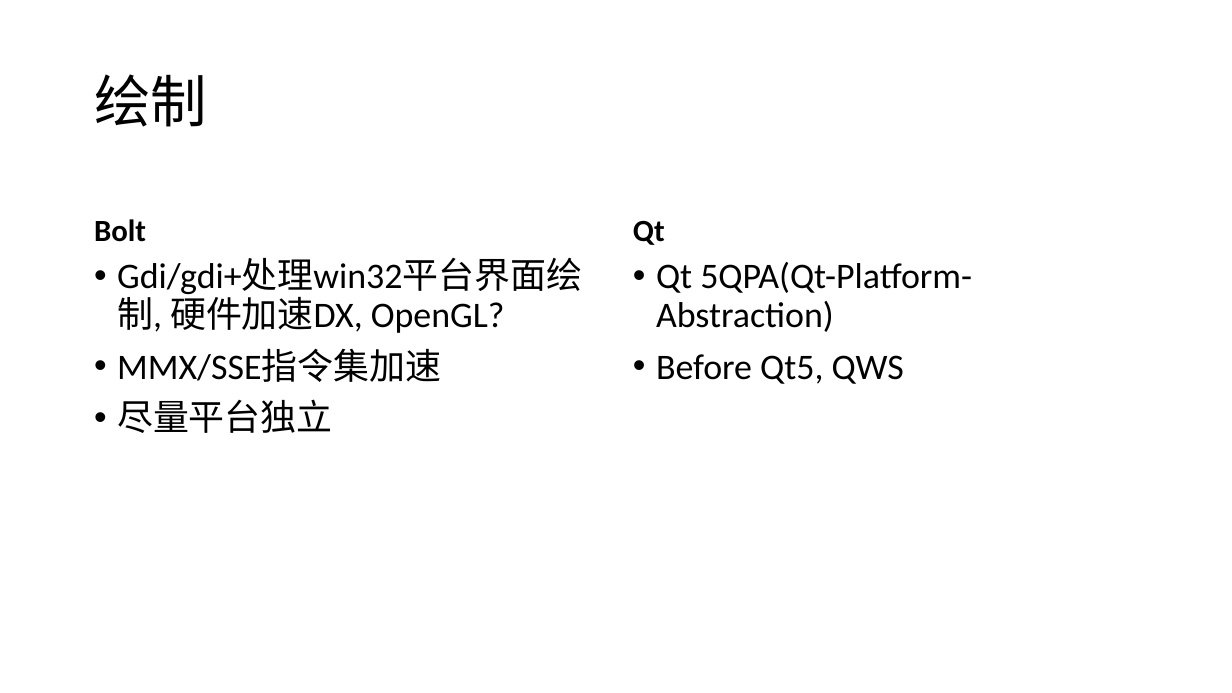
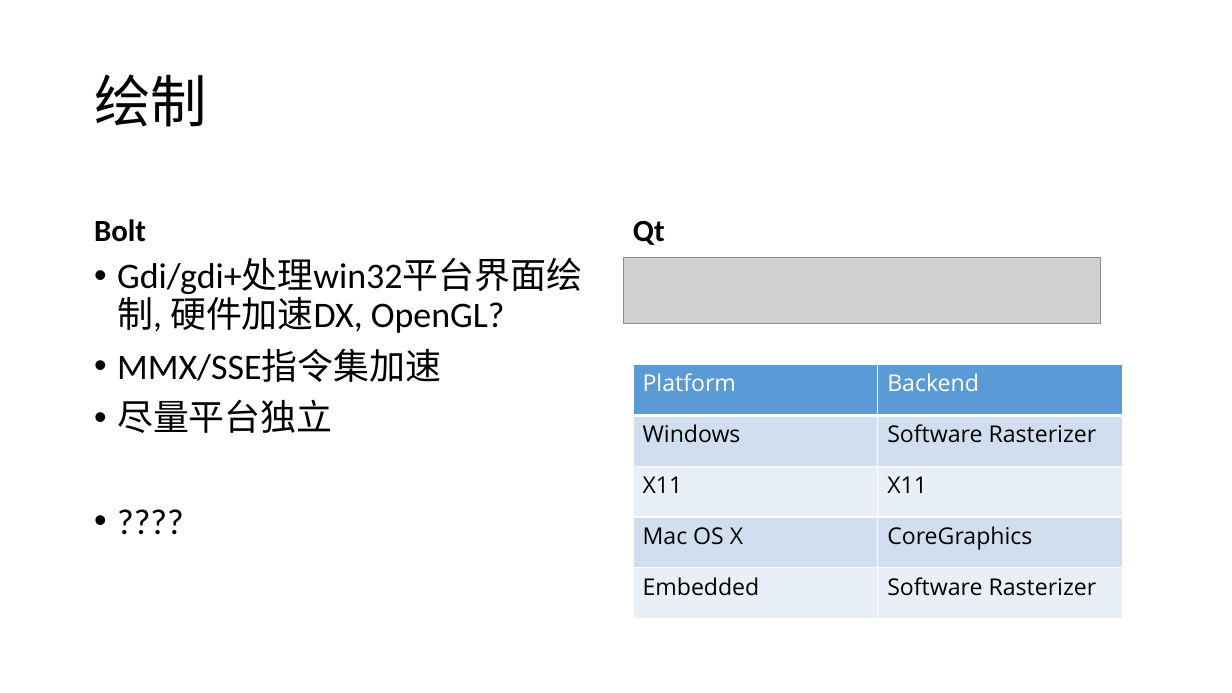
Before and after one commit to nifei/samples, a slide deck: slide 14 of Bolt_Qt.pptx (slide 8 before the commit). Drawn at 1232x693 pixels with LibreOffice and Linux fonts; fonts in the diff are those of the drawing; grey boxes stand for pictures; background and template pictures are left out. Boxes give left, top, right and bottom in pixels: in the first picture for what was removed or moved away, otherwise in the second. Text is boxed around its words. In the diff, an @@ line names an element or a change of style, - is before the commit and + after.

```diff
--- a/Bolt_Qt.pptx
+++ b/Bolt_Qt.pptx
@@ text at [117, 259, 582, 433]: paragraph added @@
+• ????
@@ picture added at [624, 258, 1101, 324] @@
@@ text removed at [656, 262, 972, 384] @@
-• Qt 5QPA(Qt-Platform-Abstraction)
-• Before Qt5, QWS
@@ table added at [633, 364, 1123, 619], 5 rows, 2 columns @@
+Platform | Backend
+Windows | Software Rasterizer
+X11 | X11
+Mac OS X | CoreGraphics
+Embedded | Software Rasterizer
```
Also in this commit, not shown: 10 other slides changed, 7 slides added, 5 other files.
